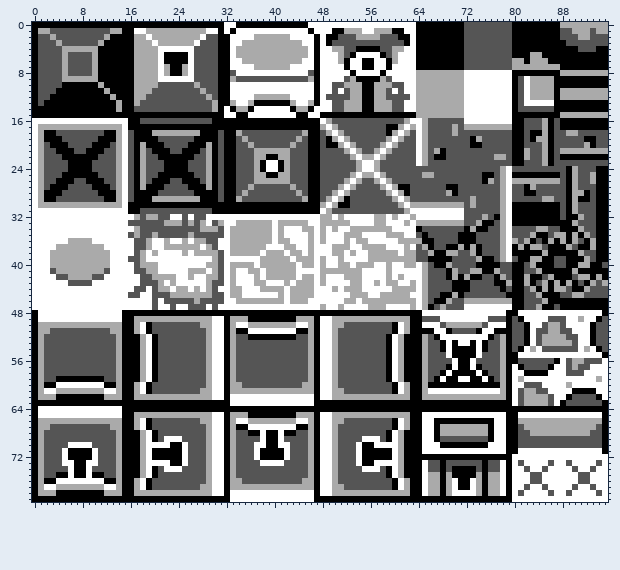
One commit to this sprite sheet: assets/parts.png. The picture above was drawn from the file before the commit.
The file is 96x80 pixels.
New version:
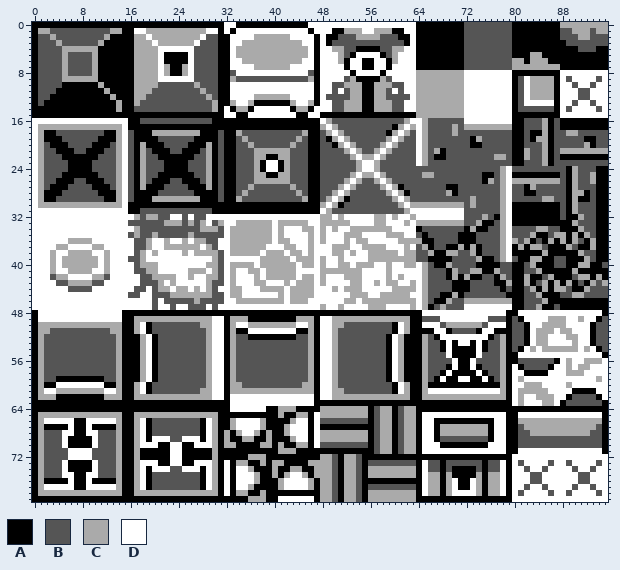
Palette (. is transparent): A #000000  B #555555  C #aaaaaa  D #ffffff
The author wrote: Separating parts into type specific files
Edits made:
Changed rows in their new state; - is an unchanged pixel.
first column x 49:
 8 ---------------------------------------DDDDDDDD
 9 ---------------------------------------DBDDDDBD
10 ---------------------------------------DDBDDBDD
11 ---------------------------------------DDDBBDDD
12 ---------------------------------------DDDBBDDD
13 ---------------------------------------DDBDDBDD
14 ---------------------------------------DBDDDDBD
15 ---------------------------------------DDDDDDDD
17 ----------B------------------------------------
20 B----------------------------------------------
first column x 52:
27 ----------B
30 B----------
first column x 3:
37 ---DDDD---
38 -DD----DD-
39 -D------D-
40 -D------D-
41 CDD----DDC
42 BCCDDDDCCB
43 -BBCCCCBB-
44 ---BBBB---
first column x 1:
49 -------------------------------------------------------------------------------------CCC------
50 ------------------------------------------------------------------------------------C--C------
51 -----------------------------------------------------------------------------------CC-DCC-----
52 -----------------------------------------------------------------------------------C-DDDCC----
53 -----------------------------------------------------------------------------------C-DDDDC----
54 ------------------------------------------------------------------------------------CCCCCC----
56 ----------------------------------------------------------------------------------------CDDCCC
57 ----------------------------------------------------------------------------------------CDCC--
58 ----------------------------------------------------------------------------------------CCC---
60 ---------------------------------------------------------------------------------CCC----------
61 --------------------------------------------------------------------------------C--CC---------
62 --------------------------------------------------------------------------------CDD--C--------
63 --------------------------------------------------------------------------------CDDD-C--------
64 AAAAAAAAAAAAAA------------------DDDDDD--CCC----CCCCCCCC-BCC-BCC-------------------------------
65 CCCCCCCCCCCCCC---------------CA-AAA-----C----ADCC------AB--AB-C-------------------------------
66 -DDDDDAADDDDD--------------ADCA----DD-AAAA---ADBBBB----A-CC-B-C-------------------------------
67 -AAAADAADAAAA--------------ADCA--DD--CAAAC-DDADAAAAAAAAA-CC-B-C-------------------------------
68 ----DDAADD------CDAB-------ADCACACDDCAC-ACDDDADCC-CCCCCA-CCABCC-------------------------------
69 ----DAAAAD------CDADD-BBDDDADCACAACCAAC-AACDDADCC-CCCCCABCCABCC-------------------------------
70 ----DAAAAD------CD--AADDAADDDCAC-AAAACC-CAACCADBBB---BB-BCCABCC-------------------------------
71 ----BDDDDB------CAA---DDAAAAACA-AAAAA---CCCAAA-AAAAAAA--BCCABCC-------------------------------
72 ----BDDDDB------CAA---DDAAAAACA-AAACCC---AAAAA-CCBACCB-----AA---------------------------------
73 -----A--A-------CD--AADDAADDDCADACCAACACCAAAA-CCCBACCB-BBBBBBBB-------------------------------
74 ----DA--AD------CDADD-BBDDDADCADADDCAAACAACCAACCCBACC-ACCCCC-CC-------------------------------
75 ---BD----DB-----CDAB-------ADCADADDDCAACACDDCACCCBACC-ACCCCC-CC-------------------------------
76 ---AA-AA-AA----------------ADCADADDDCAAACDDDD--CCBACC-AAAAA-AA--------------------------------
77 ---DDDAADDD----------------ADCADADD-AAAA-DDDD--CCBACC-A----BBBB-------------------------------
78 ---CCCCCCCC------------------CADACCAACAAAAAAAA-CCBA--BA-------C-------------------------------
79 --------------------------------AAACCCAA-------CCB-CCB-CCCCCCCC-------------------------------
